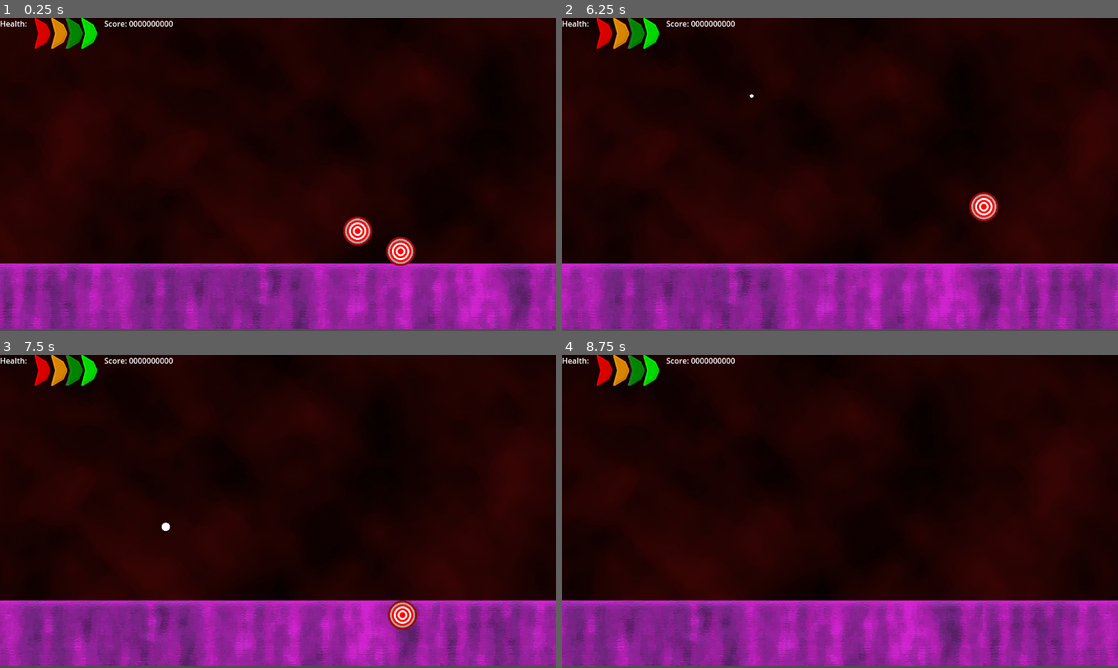
Above: before the commit, frames 1-4 (two rows, left to right).
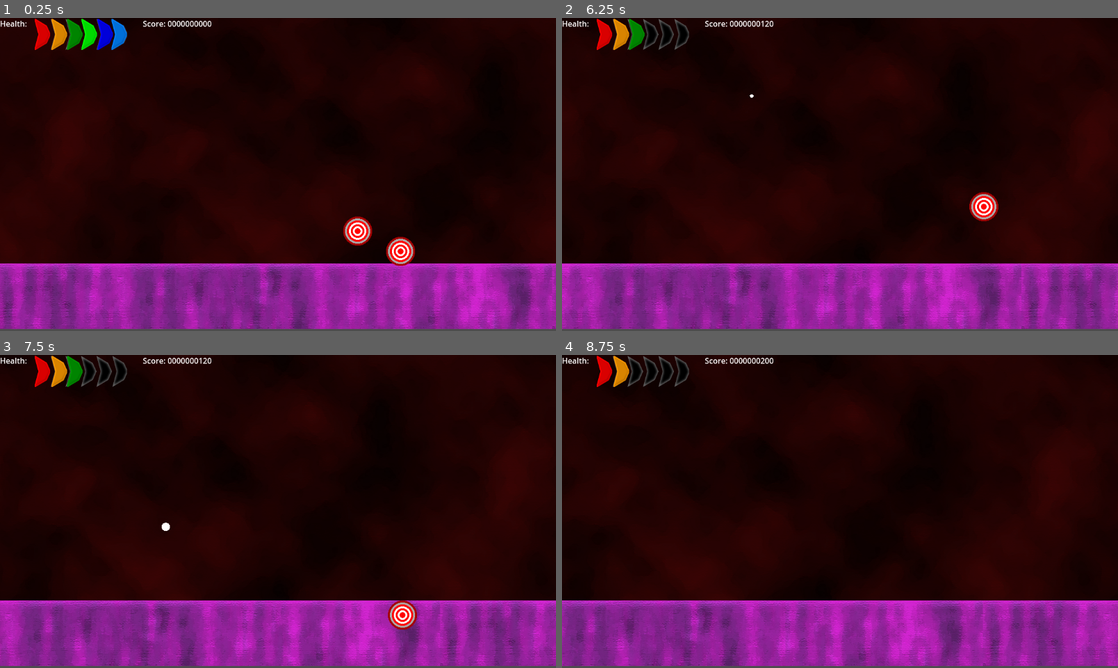
Above: after the commit, the same moments.

Repository: davididev/lightgungame
Game: Godot game, scene res://Scenes/Bonus1.tscn
Same seed, same stepped clock (60 frames per second), same inputs: the game is played once before the commit and once after it.
Inputs (mouse positions are in pixels of both pictures, inside the frame that each line leads up to):
- Up to frame 1 (0.25 s): no input
- Up to frame 2 (6.25 s): move the mouse to (962, 158) at 0.52 s; click (962, 158) at 0.67 s; move the mouse to (728, 190) at 1.27 s; click (728, 190) at 1.42 s; move the mouse to (895, 105) at 2.02 s; click (895, 105) at 2.17 s; move the mouse to (812, 237) at 2.77 s; click (812, 237) at 2.92 s; move the mouse to (1006, 221) at 3.52 s; click (1006, 221) at 3.67 s; move the mouse to (673, 127) at 4.27 s; click (673, 127) at 4.42 s; move the mouse to (867, 174) at 5.02 s; click (867, 174) at 5.17 s; move the mouse to (756, 96) at 5.77 s; click (756, 96) at 5.92 s
- Up to frame 3 (7.5 s): move the mouse to (400, 495) at 6.52 s; click (400, 495) at 6.67 s; move the mouse to (166, 527) at 7.27 s; click (166, 527) at 7.42 s
- Up to frame 4 (8.75 s): move the mouse to (895, 442) at 8.02 s; click (895, 442) at 8.17 s

The runs differ from the first frame. In frame 1, 0.8% of the frame differs, in the area x 6-38%, y 0-11%; in frame 2, 0.7%; in frame 3, 0.7%; in frame 4, 0.9%.

Commit message:
Updated PlayerUI to have six health
4 isn't going to be enough.
I also added a test coroutine to show different possible inputs to the set_health and set_score.  We will be removing it later.

Diff:
--- a/Prefabs/Player.tscn
+++ b/Prefabs/Player.tscn
@@ -32,16 +32,19 @@
 text = "Health:"
 
 [node name="ScoreLabel" type="Label" parent="CanvasLayer"]
-offset_left = 216.0
-offset_right = 582.0
+offset_left = 296.0
+offset_right = 662.0
 offset_bottom = 34.0
 text = "Score: 0000000000"
 
 [node name="HealthBG" type="TextureRect" parent="CanvasLayer"]
 offset_left = 72.0
-offset_right = 200.0
-offset_bottom = 64.0
+offset_top = 2.0
+offset_right = 263.0
+offset_bottom = 66.0
 texture = ExtResource("3_xvyfe")
+expand_mode = 1
+stretch_mode = 1
 
 [node name="Unit0" type="TextureRect" parent="CanvasLayer/HealthBG"]
 modulate = Color(1, 0, 0, 1)
@@ -74,4 +77,20 @@
 offset_bottom = 64.0
 texture = ExtResource("4_hpysl")
 
+[node name="Unit4" type="TextureRect" parent="CanvasLayer/HealthBG"]
+modulate = Color(0, 0, 1, 1)
+layout_mode = 0
+offset_left = 130.0
+offset_right = 162.0
+offset_bottom = 64.0
+texture = ExtResource("4_hpysl")
+
+[node name="Unit5" type="TextureRect" parent="CanvasLayer/HealthBG"]
+modulate = Color(0, 0.509804, 1, 1)
+layout_mode = 0
+offset_left = 159.0
+offset_right = 191.0
+offset_bottom = 64.0
+texture = ExtResource("4_hpysl")
+
 [connection signal="input_event" from="RigidBody2D" to="." method="_on_rigid_body_2d_input_event"]
--- a/Prefabs/PlayerUI.gd
+++ b/Prefabs/PlayerUI.gd
@@ -3,17 +3,40 @@
 
 # Called when the node enters the scene tree for the first time.
 func _ready():
+	set_health(6);
+	set_score(0);
+	test_health();
+
+#Delete this coroutine later
+func test_health():
+	set_health(6);
+	set_score(0);
+	await get_tree().create_timer(2.0).timeout;
+	set_health(5);
+	set_score(2);
+	await get_tree().create_timer(2.0).timeout;
 	set_health(4);
-	set_score(0);
-	pass # Replace with function body.
-
+	set_score(99);
+	await get_tree().create_timer(2.0).timeout;
+	set_health(3);
+	set_score(120);
+	await get_tree().create_timer(2.0).timeout;
+	set_health(2);
+	set_score(200);
+	await get_tree().create_timer(2.0).timeout;
+	set_health(1);
+	set_score(4333);
+	await get_tree().create_timer(2.0).timeout;
+	set_health(0);
+	set_score(54333);
+	await get_tree().create_timer(2.0).timeout;
 
 # Called every frame. 'delta' is the elapsed time since the previous frame.
 func _process(delta):
 	pass
 
 func set_health(h : int):
-	for n in range(0, 4, 1):
+	for n in range(0, 6, 1):
 		#var format_string = "HealthBG/Unit%n";
 		var actual_string = str("HealthBG/Unit", n);
 		get_node(actual_string).visible = ((h-1) >= n);
